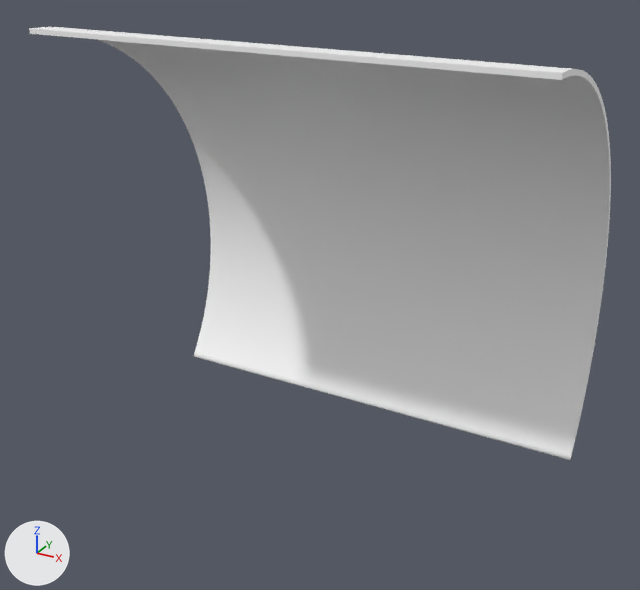
Renders of the FBX model Assets/Art/Meshs/1-Enviros/Kit/ArchWall/SM_WallArch_SmallCut.fbx from each side of a commit.
Camera for both pictures: a 50 mm lens placed at (3.06, -12.46, 2.1), pointed at (-5.3, 2.74, -5.5). Arrows for +X, +Y and +Z are at lower left; the lights stay in place. The picture after the commit comes second. Where no turn or scale is listed for an object, it has been applied to the vertices.

Names of what the first picture shows: 'SM_WallArch_SmallCut'.
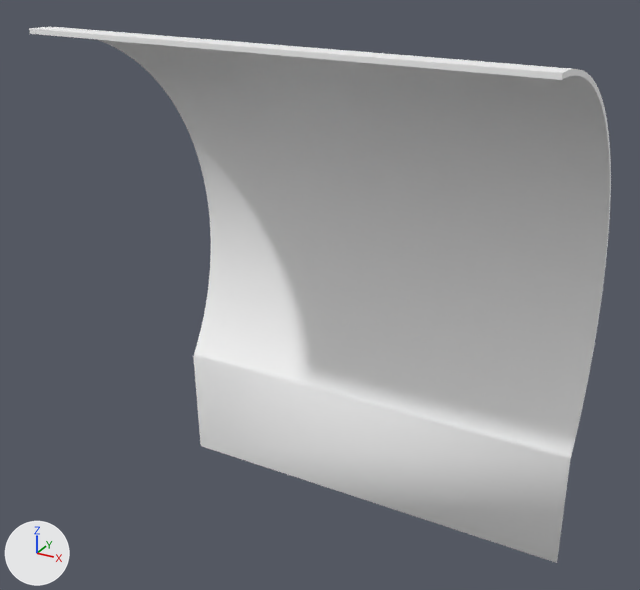
Edits to the bpy script that builds the scene:
```text
Change me_scene_005:
    used by ob_sm_wallarch_smallcut; location = (0.0, 0.0, 0.0)
    verts and faces of me_scene_005; kept vertices keep their numbers, new ones are numbered from 420
    before: 416 (-10.0, 4.37, -8.92) at pixel (194, 357), 417 (0.0, 4.37, -8.92) at pixel (570, 460), 418 (-10.0, 4.3, -8.86) at pixel (193, 356), 419 (0.0, 4.3, -8.86) at pixel (569, 459)
    remove me_scene_005.from_pydata(...)  # 420 vertices, 418 faces; spans x -10.0..0.0, y 0.0..5.43, z -8.92..0.0
    add me_scene_005.from_pydata(...)  # 424 vertices, 422 faces; spans x -10.0..0.0, y 0.0..5.43, z -11.77..0.0
    me_scene_005 part 1
    add delete_faces([(416, 417, 419, 418)])
    add verts[420] = (0.0, 4.43, -11.77)  # pixel (557, 563)
    add verts[421] = (-10.0, 4.43, -11.77)  # pixel (202, 446)
    add verts[422] = (-10.0, 4.37, -11.71)  # pixel (200, 446)
    add verts[423] = (0.0, 4.37, -11.71)  # pixel (556, 563)
    add faces += [(420, 423, 422, 421), (416, 421, 422, 418), (417, 419, 423, 420), (418, 422, 423, 419), (416, 417, 420, 421)]
```

What differs and where, as boxes [x1, y1, x2, y2] in the pictures (640 x 590 px):
'SM_WallArch_SmallCut', reshaped (24% taller)
    before: [29, 27, 611, 460]
    after: [29, 27, 611, 563]
part 1 of me_scene_005, built on
    before: [194, 356, 569, 460]
    after: [193, 356, 570, 563]
